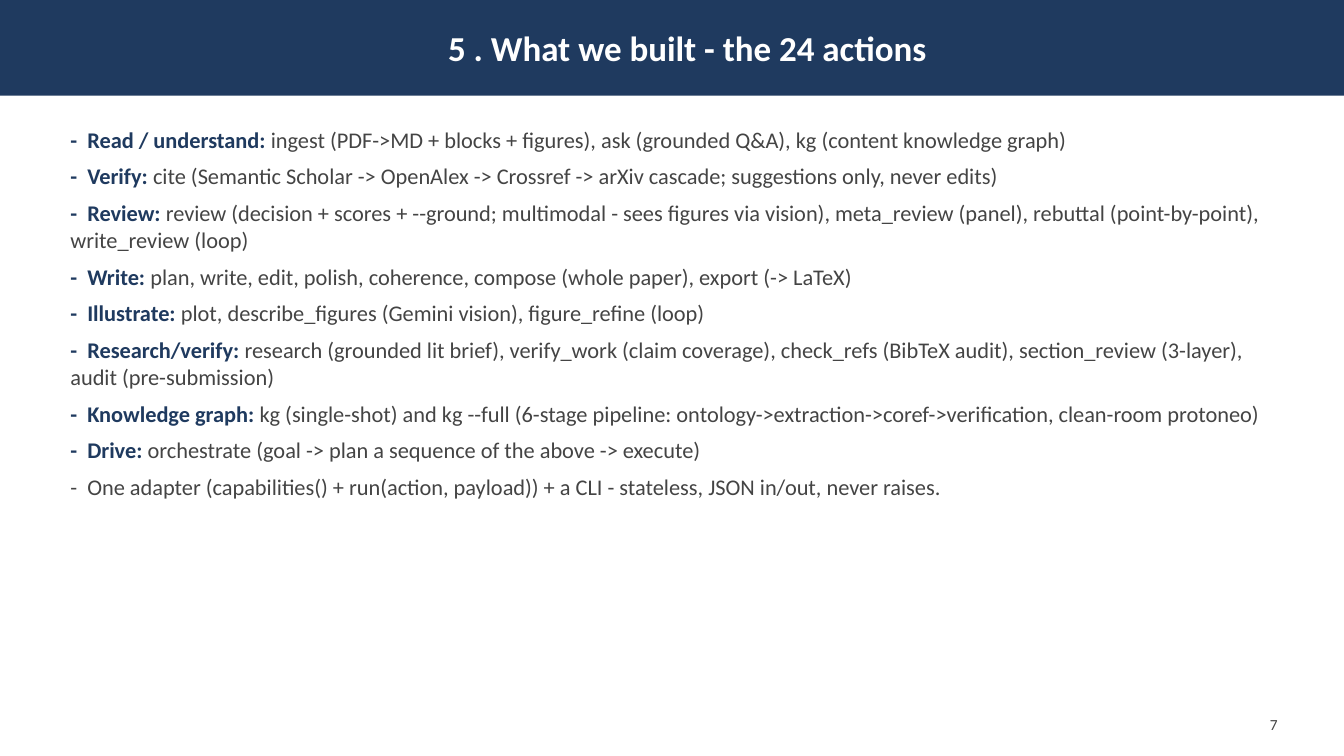
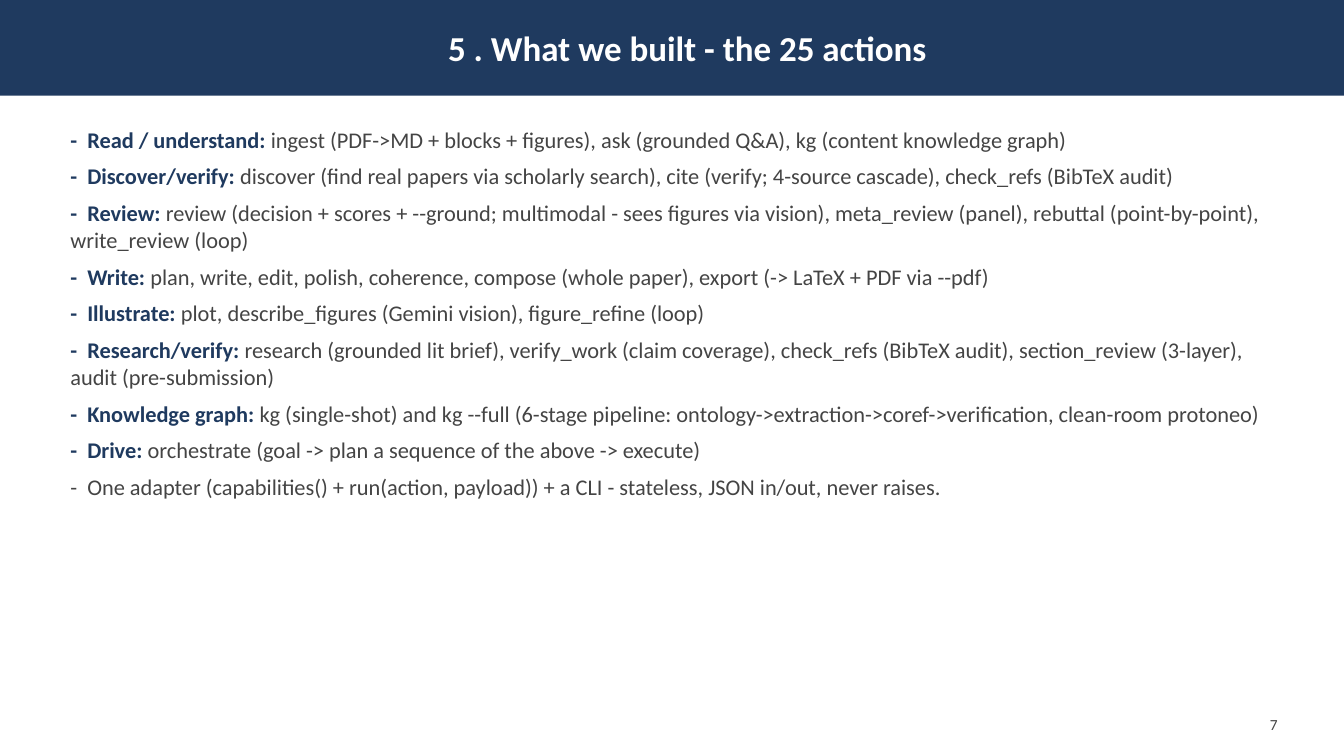
Before and after one commit to iowarp/clio-author, a slide deck: slide 8 of docs/AUTHOR.pptx. Drawn at 1344x756 pixels with LibreOffice and Linux fonts; fonts in the diff are those of the drawing. Boxes give left, top, right and bottom in pixels: in the first picture for what was removed or moved away, otherwise in the second. Text is boxed around its words. In the diff, an @@ line names an element or a change of style, - is before the commit and + after.

```diff
--- a/docs/AUTHOR.pptx
+++ b/docs/AUTHOR.pptx
@@ text in rectangle at (448,36,926,62): text changed @@
-5 . What we built - the 24 actions
+5 . What we built - the 25 actions
@@ text at (87,168,1173,188): text changed @@
-- Verify: cite (Semantic Scholar -> OpenAlex -> Crossref -> arXiv cascade; suggestions only, never edits)
+- Discover/verify: discover (find real papers via scholarly search), cite (verify; 4-source cascade), check_refs (BibTeX audit)
@@ text at (87,269,989,289): text changed @@
-- Write: plan, write, edit, polish, coherence, compose (whole paper), export (-> LaTeX)
+- Write: plan, write, edit, polish, coherence, compose (whole paper), export (-> LaTeX + PDF via --pdf)
```
Also in this commit, not shown: 3 other slides changed, 7 other files.
